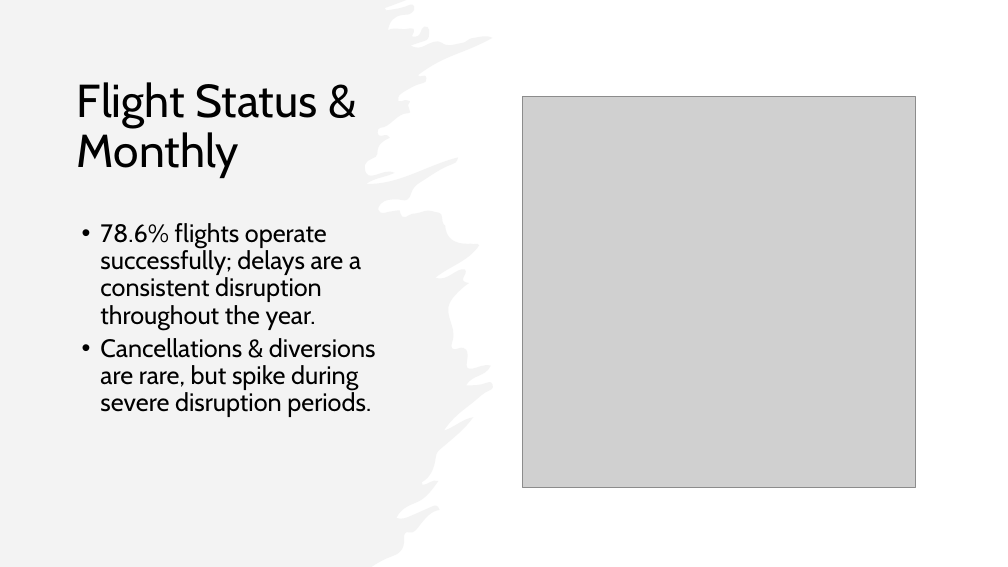
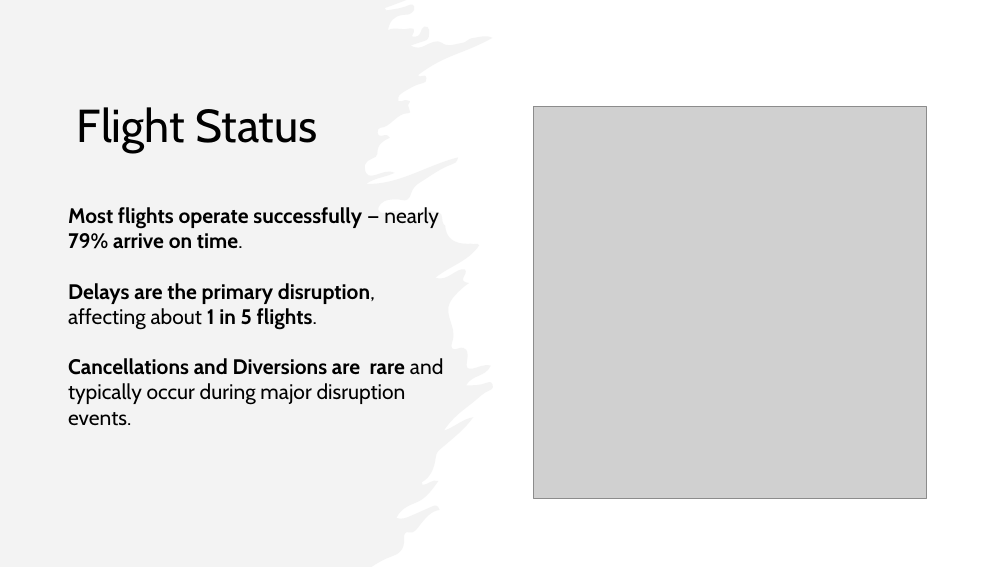
Before and after one commit to divyavegi/Capstone-Flight-Delay-and-Cancellation-, a slide deck: slide 5 of CAPSTONE US FLIGHT DISRUPTION.pptx. Drawn at 1008x567 pixels with LibreOffice and Linux fonts; fonts in the diff are those of the drawing; grey boxes stand for pictures. Boxes give left, top, right and bottom in pixels: in the first picture for what was removed or moved away, otherwise in the second. Text is boxed around its words. In the diff, an @@ line names an element or a change of style, - is before the commit and + after.

```diff
--- a/CAPSTONE US FLIGHT DISRUPTION.pptx
+++ b/CAPSTONE US FLIGHT DISRUPTION.pptx
@@ title at bbox=[77, 107, 318, 153]: text changed @@
-Flight Status & Monthly
+Flight Status
@@ picture: place and size @@
-picture at bbox=[523, 96, 916, 488]
+picture at bbox=[534, 107, 926, 498]
@@ text "Most flights operate successfully — ..." at bbox=[68, 207, 443, 426]: vertical alignment top to middle @@
@@ text at bbox=[68, 207, 443, 426]: text changed; size 24 to 20 pt; bold on @@
-• 78.6% flights operate successfully; delays are a consistent disruption throughout the year.
-• Cancellations & diversions are rare, but spike during severe disruption periods.
+Most flights operate successfully — nearly 79% arrive on time.
+Delays are the primary disruption, affecting about 1 in 5 flights.
+Cancellations and Diversions are rare and typically occur during major disruption events.
```
Also in this commit, not shown: 12 other slides changed, 3 other files.
